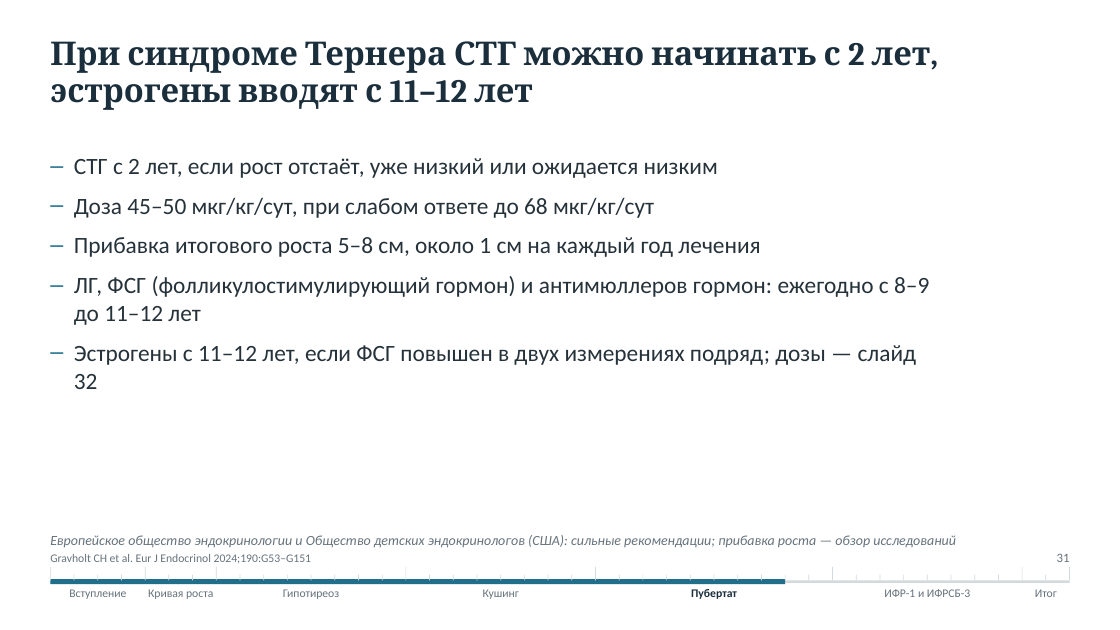
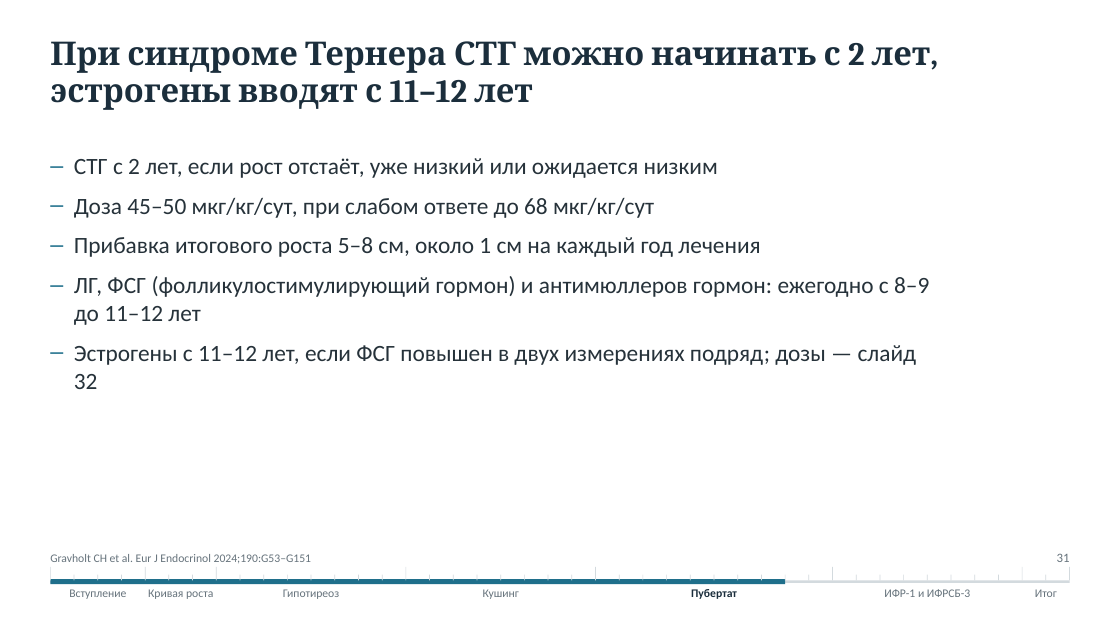
Before and after one commit to drabdulbosit1-eng/my-test-cloud, a slide deck: slide 31 of Endo_short_stature/Эндокринные причины низкорослости 2026.pptx. Drawn at 1120x630 pixels with LibreOffice and Linux fonts; fonts in the diff are those of the drawing. Boxes give left, top, right and bottom in pixels: in the first picture for what was removed or moved away, otherwise in the second. Text is boxed around its words. In the diff, an @@ line names an element or a change of style, - is before the commit and + after.

```diff
--- a/Endo_short_stature/Эндокринные причины низкорослости 2026.pptx
+++ b/Endo_short_stature/Эндокринные причины низкорослости 2026.pptx
@@ text at (50,535,956,548): paragraph removed @@
-Европейское общество эндокринологии и Общество детских эндокринологов (США): сильные рекомендации; прибавка роста — обзор исследований
```
Also in this commit, not shown: 37 other slides changed, 4 other files.
